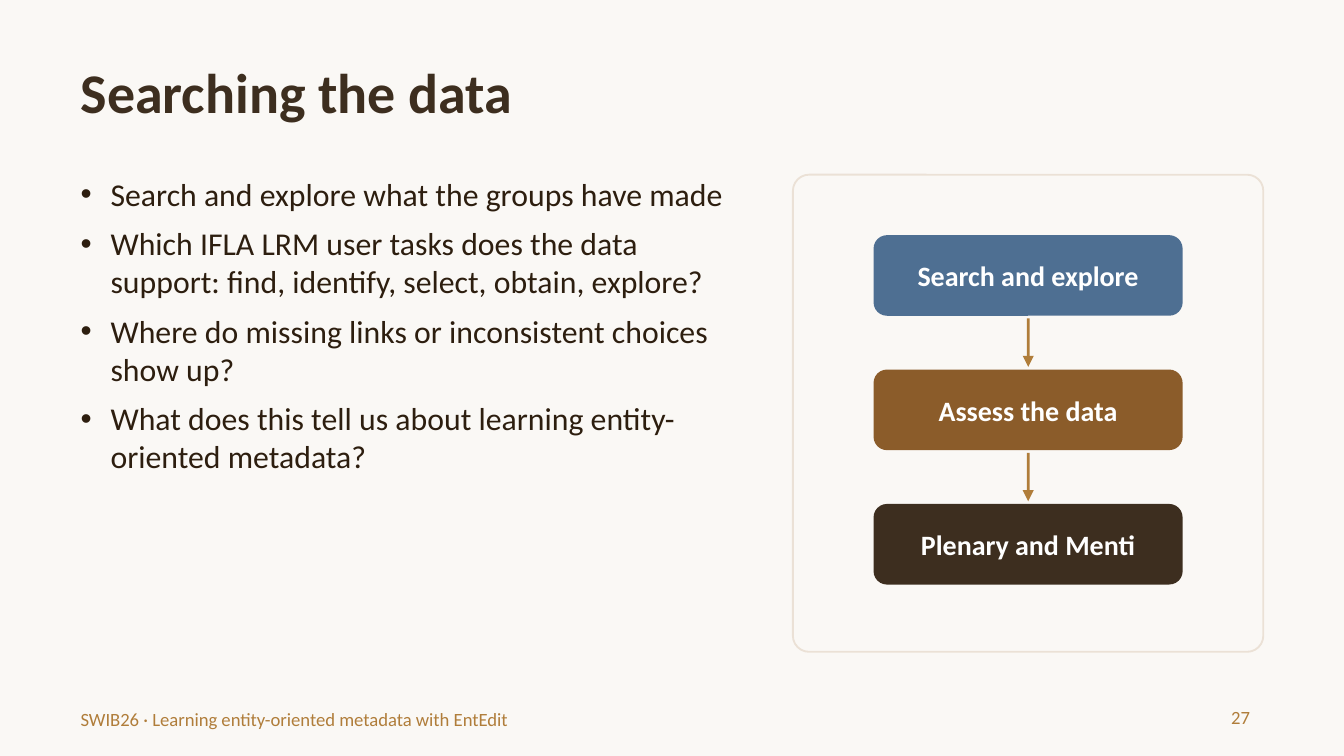
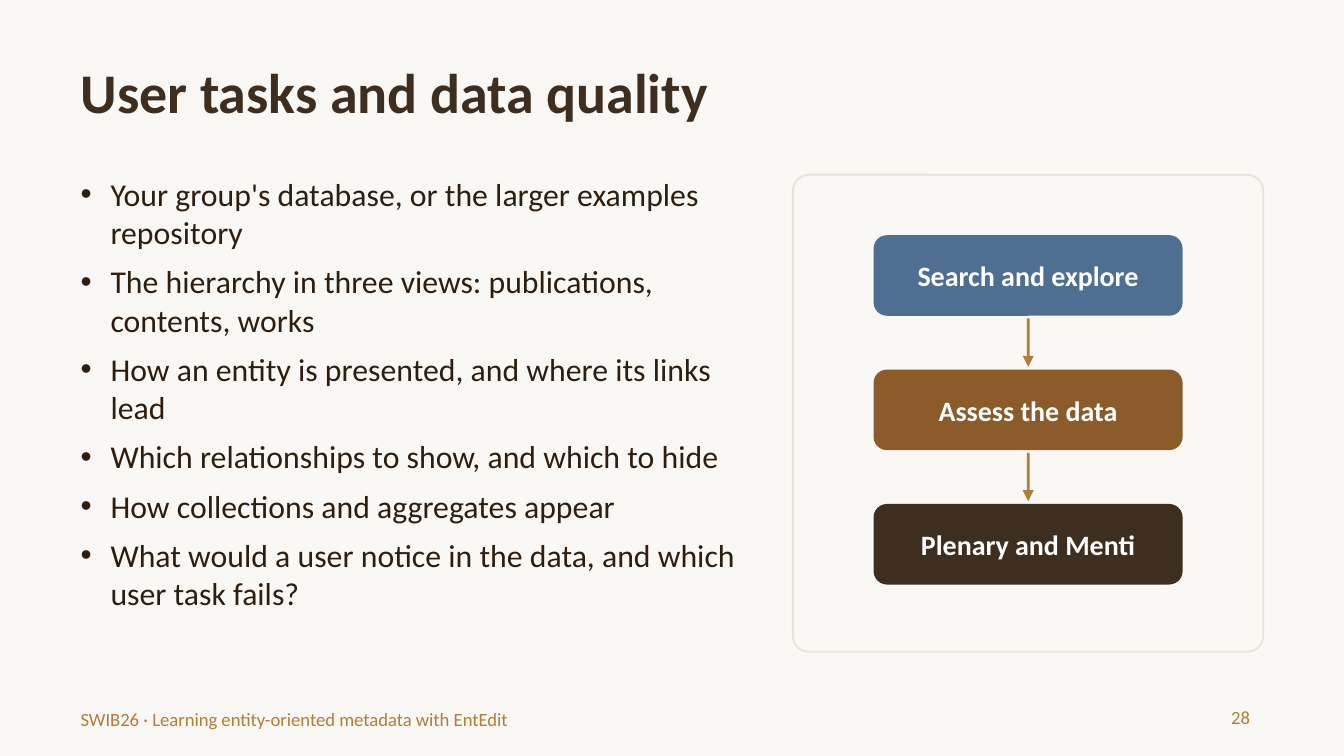
Before and after one commit to trondaal/EntEdit, a slide deck: slide 28 of swib26/EntEdit-SWIB26-introduction.pptx (slide 27 before the commit). Drawn at 1344x756 pixels with LibreOffice and Linux fonts; fonts in the diff are those of the drawing. Boxes give left, top, right and bottom in pixels: in the first picture for what was removed or moved away, otherwise in the second. Text is boxed around its words. In the diff, an @@ line names an element or a change of style, - is before the commit and + after.

```diff
--- a/swib26/EntEdit-SWIB26-introduction.pptx
+++ b/swib26/EntEdit-SWIB26-introduction.pptx
@@ title at bbox=[81, 73, 708, 122]: text changed @@
-Searching the data
+User tasks and data quality
@@ text at bbox=[111, 184, 735, 606]: text changed @@
-• Search and explore what the groups have made
-• Which IFLA LRM user tasks does the data support: find, identify, select, obtain, explore?
-• Where do missing links or inconsistent choices show up?
-• What does this tell us about learning entity-oriented metadata?
+• Your group's database, or the larger examples repository
+• The hierarchy in three views: publications, contents, works
+• How an entity is presented, and where its links lead
+• Which relationships to show, and which to hide
+• How collections and aggregates appear
+• What would a user notice in the data, and which user task fails?
@@ page number at bbox=[1231, 711, 1250, 724]: text changed @@
-27
+28
```
Also in this commit, not shown: 1 other slide changed, 1 slide added.
